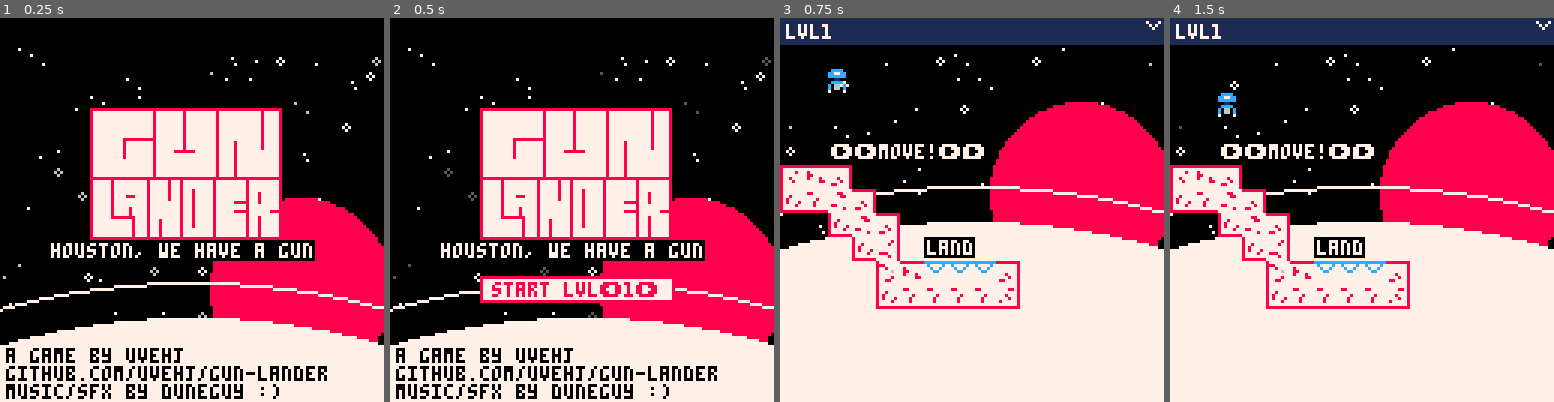
Above: before the commit, frames 1-4 (left to right).
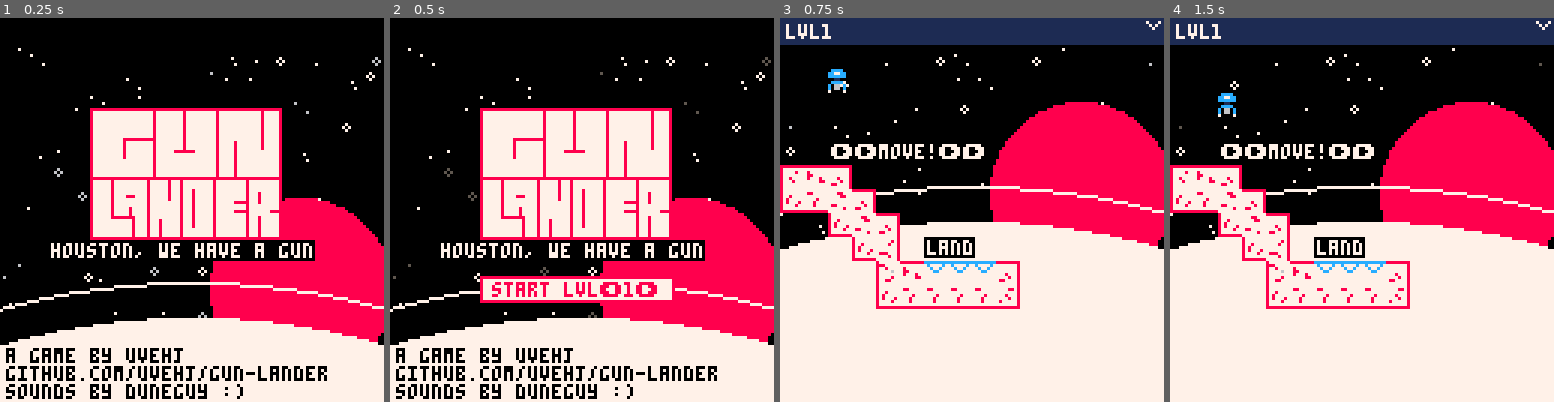
Above: after the commit, the same moments.

Repository: letstalkaboutdune/Pico-8
Game: PICO-8 cartridge carts/gunlander.p8
Two runs of this game, one before a commit and one after it. Both use one fixed random seed, a clock stepped at 60 frames per second and the inputs below.
Inputs:
- Up to frame 1 (0.25 s): no input
- Up to frame 2 (0.5 s): tap X (X key) at 0.33 s
- Up to frame 3 (0.75 s): tap O (Z key) at 0.7 s
- Up to frame 4 (1.5 s): tap X (X key) at 1.07 s

The runs differ from the first frame. In frame 1, 0.8% of the frame differs, in the area x 1-73%, y 95-100%; in frame 2, 0.8%; in frame 3, nothing differs; in frame 4, nothing differs.

Commit message:
Integrated music into base Gun-Lander code

Diff:
--- a/carts/gunlander.p8
+++ b/carts/gunlander.p8
@@ -275,7 +275,7 @@
     print("a game by uvehj",2,110,0)
     print("github.com/uvehj/gun-lander",2,116,0)
     --ian wip
-    print("music/sfx by duneguy :)",2,122,0)
+    print("sounds by duneguy :)",2,122,0)
     if menustate == 1 then
         rectfill(30,86,94,94,8)
         rectfill(31,87,93,93,7)
@@ -296,7 +296,7 @@
     elseif level.state == 4 then
         print("lost forever in space",24,62,8)
     elseif level.state == -1 then
-        print("nice landing",42,62,8)
+        print("nice landing!",42,62,8)
     end
     if level.state > 0 then --fail states
         print("press \151 to restart",28,72,8)
@@ -355,21 +355,21 @@
     if menustate == 0 and (btnp(5) or btnp(4)) then
         menustate = 1
         --ian wip
-        sfx(56,3) --play menu beep on ch.2
+        sfx(56,3) --play menu beep on ch.3
     elseif menustate == 1 then
         if (btnp(5) or btnp(4)) then
             menustate = 0
             --ian wip
-            sfx(56,3) --play menu beep on ch.2
+            sfx(56,3) --play menu beep on ch.3
             load_level(menuselectlevel,false)
         elseif btnp(0) and menuselectlevel > 1 then
             menuselectlevel -= 1
             --ian wip
-            sfx(56,3) --play menu beep on ch.2
+            sfx(56,3) --play menu beep on ch.3
         elseif btnp(1) and menuselectlevel < unlocked_levels then
             menuselectlevel += 1
             --ian wip
-            sfx(56,3) --play menu beep on ch.2
+            sfx(56,3) --play menu beep on ch.3
         end
     end
 end
--- a/carts/gunlander_music.p8
+++ /dev/null
@@ -1,190 +0,0 @@
-pico-8 cartridge // http://www.pico-8.com
-version 32
-__lua__
---music selection
-track=0
-name="none"
---mode=0
---loop=0
-
-function selecttrack()
- if btn(0) then
-  track=0
-  --mode=0
-  music(track)
- elseif btn(1) then
-  track=16
-  --mode=0
-  music(track)
- elseif btn(5) then
-  music(63) --empty pattern to stop
-  --mode=0
- end
-end
-
-function detecttrack()
- if stat(24)==-1 then
-  name="none"
- elseif stat(24)>-1 and stat(24)<16 then
-  name="gameplay theme"
- elseif stat(24)>15 and stat(24)<24 then
-  name="credits theme"
- end
-end
-
---[[function loopcontrol()
- if mode==1 then
-  if stat(24)==-1 then
-   if loop==0 then
-    loop+=1
-    music(0)
-   elseif loop>0 and loop<=3 then
-    music(1)
-    loop+=1
-   elseif loop>3 and loop<=7 then
-    music(2)
-    loop+=1
-   elseif loop>7 and loop<=11 then
-    music(3)
-    loop+=1
-   elseif loop>11 then
-    loop=0
-   end
-  end
- end
-end]]
---[[loop control
-  loop#     section
-  -----------------
-  0         intro
-  1-3       A
-  4-7       B
-  8-11      C
-]]
-
-function _update()
- --loopcontrol()
- selecttrack()
- detecttrack()
-end
-
-function _draw()
- --clear the screen
- rectfill (0,0,128,128,0)
-
- --draw an explanation message
- print("press left for track 1,\npress right for track 2.", 12, 6, 7)
- print("press x to stop.")
-
- --draw the music selection
- print("\n\ncurrently playing:\n" ..name, 12, 30, 7)
-
- --debug for loop control
- --print("\nmode = " ..mode)
- --print("loop = " ..loop)
-end
-…(105 lines of a section not shown)…
Not shown, changed: 105 lines of the sprite sheet (__gfx__) section of carts/gunlander_music.p8
Not shown, changed: the music (__music__) section of carts/gunlander_music.p8
Not shown, changed: the sound effects (__sfx__) section of carts/gunlander_music.p8
Not shown, added: carts/celeste.p8.png
